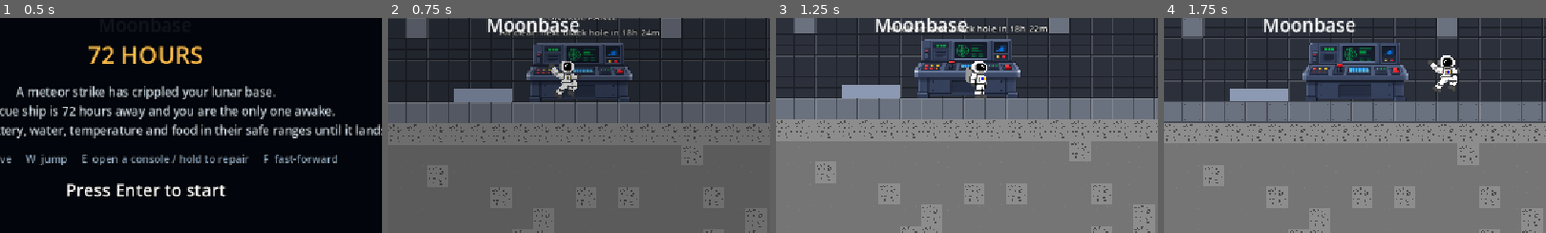
Above: before the commit, frames 1-4 (left to right).
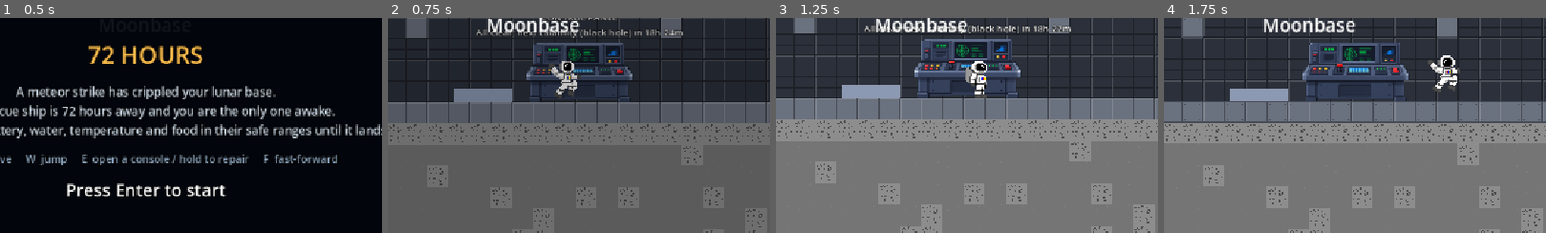
Above: after the commit, the same moments.

Repository: kushmdesai/72-Hours
Game: Godot game, scene res://scenes/main.tscn
The game is run twice, just before and just after one commit, with the same random seed, the same clock (stepped at 60 frames per second) and the same inputs.
Inputs (mouse positions are % of the whole screen's width and height, from its top left):
- Up to frame 1 (0.5 s): no input
- Up to frame 2 (0.75 s): tap Enter (ui_accept) at 0.5 s; move the mouse to (72, 45) at 0.52 s; hold D (move_right) from 0.53 s (still down); hold E (interact) from 0.53 s (still down); click (72, 45) at 0.67 s
- Up to frame 3 (1.25 s): keep holding D (move_right); keep holding E (interact); tap W (jump) at 0.77 s
- Up to frame 4 (1.75 s): keep holding D (move_right); move the mouse to (30, 55) at 1.27 s; release E (interact) at 1.28 s; tap E (interact) at 1.35 s; tap W (jump) at 1.52 s
The pictures show only the part of the screen within x 31-81%, y 35-85%; the shares and areas given below are measured in that part.

Frame 1 is identical in both runs. In frame 2, 0.8% of the frame differs, in the area x 23-78%, y 4-10%; in frame 3, 0.9%, in the area x 23-78%, y 3-8%; in frame 4, nothing differs.

Commit message:
Add the alien UFO as a second calamity
Calamities now take turns between a black hole and an alien UFO. The
UFO sweeps into the sky during the 3 h warning, raids the base for 2 h
(anyone outside the ice tunnels is abducted), and smashes the machines
inside: oxygen leak, generator jam, water leak and heater fault. The
banner, Control Panel, toasts and end screen name whichever is coming.

Co-Authored-By: Claude Opus 5.5 (1M context) <noreply@anthropic.com>

Diff:
--- a/scripts/danger_events.gd
+++ b/scripts/danger_events.gd
@@ -1,38 +1,61 @@
 class_name DangerEvents
 extends Node
-## Black holes passing close to the Moon.
+## Calamities that send the astronaut into the ice tunnels.
 ##
-## Every so often a black hole sweeps past. The Control Panel in the Habitat
-## switches to its danger screen `warning_hours` before it arrives, and a
-## banner counts down. While it passes (`duration_hours`) the only safe place
-## is the ice tunnels: anyone outside is pulled off the surface and the game
-## ends. Its tides still shake the base apart, so when it has gone the
-## machines are broken and need repairing.
+## Every so often a calamity arrives: a black hole sweeping past the Moon, or
+## an alien UFO raiding the base. They take turns (the first is picked at
+## random). The Control Panel in the Habitat switches to its danger screen
+## `warning_hours` before one arrives, and a banner counts down. While it lasts
+## (`duration_hours`) the only safe place is the ice tunnels: anyone outside is
+## pulled off the surface or abducted and the game ends. Either way the base is
+## left damaged, so the machines need repairing afterwards.
 ##
 ## Phases: "calm" -> "warning" -> "active" -> "calm" (next one scheduled).
 
 signal warning_started
-## The black hole arrived (machines break now).
+## The calamity arrived (machines break now).
 signal arrived
 signal caught
 signal passed
 
-## When the first black hole arrives, in in-game hours (picked in this range).
+## When the first calamity arrives, in in-game hours (picked in this range).
 @export var first_hours := Vector2(14.0, 20.0)
-## Hours between one black hole leaving and the next arriving.
+## Hours between one calamity ending and the next arriving.
 @export var gap_hours := Vector2(16.0, 22.0)
 ## How long before arrival the Control Panel warns.
 @export var warning_hours: float = 3.0
-## How long the black hole takes to pass.
+## How long each calamity lasts.
 @export var duration_hours: float = 2.0
 
 const TUNNELS := "res://scenes/locations/tunnels.tscn"
-const BLACK_HOLE := preload("res://Pixelated Black Hole.png")
-## What breaks when the black hole passes.
-const DAMAGE := ["dust", "generator_jam", "water_leak", "heater_fault", "blight"]
+## name: shown in the banner and on the Control Panel; art: drawn in the sky
+## while it approaches; damage: failures it causes when it arrives; caught: how
+## the game ends for anyone left outside; tint: screen colour while it lasts.
+const KINDS := {
+	"black_hole": {
+		"name": "BLACK HOLE",
+		"art": preload("res://Pixelated Black Hole.png"),
+		"passing": "passing overhead",
+		# Its tides shake everything, outside and in.
+		"damage": ["dust", "generator_jam", "water_leak", "heater_fault", "blight"],
+		"caught": "You were outside when the black hole passed at hour %.1f\nand were pulled off the Moon.",
+		"tint": Color(0.25, 0.0, 0.3),
+	},
+	"alien": {
+		"name": "ALIEN UFO",
+		"art": preload("res://Pixelated Alien UFO .png"),
+		"passing": "raiding the base",
+		# The aliens smash up the machines inside the base.
+		"damage": ["oxygen_leak", "generator_jam", "water_leak", "heater_fault"],
+		"caught": "You were outside when the alien UFO raided the base at hour %.1f\nand were abducted.",
+		"tint": Color(0.1, 0.45, 0.15),
+	},
+}
 
 var phase := "calm"
-## Hour the next (or current) black hole arrives.
+## Which calamity is next (or happening): a key of KINDS.
+var kind := "black_hole"
+## Hour the next (or current) calamity arrives.
 var arrive_hour := 0.0
 ## The Main scene (holds `current`, the location the player is in).
 var main: Node
@@ -50,6 +73,7 @@
 	if not main:
 		main = get_parent()
 	arrive_hour = _rng.randf_range(first_hours.x, first_hours.y)
+	kind = KINDS.keys()[_rng.randi() % KINDS.size()]
 	_build()
 
 
@@ -68,7 +92,7 @@
 			if h >= arrive_hour:
 				phase = "active"
 				arrived.emit()
-				for f: String in DAMAGE:
+				for f: String in KINDS[kind].damage:
 					if Base.FAILURE_SITES.has(f):
 						Base.trigger_failure(f)
 		"active":
@@ -80,6 +104,8 @@
 				phase = "calm"
 				arrive_hour = h + _rng.randf_range(gap_hours.x, gap_hours.y)
 				passed.emit()
+				# The other calamity comes next.
+				kind = "alien" if kind == "black_hole" else "black_hole"
 	_update_visuals()
 
 
@@ -94,6 +120,16 @@
 
 func hours_until_arrival() -> float:
 	return maxf(arrive_hour - Base.hour, 0.0)
+
+
+## The calamity's name for messages, e.g. "black hole" or "alien UFO".
+func kind_name() -> String:
+	return KINDS[kind].name.to_lower().replace("ufo", "UFO")
+
+
+## End-screen text for being caught outside.
+func caught_text() -> String:
+	return KINDS[kind].caught % Base.hour
 
 
 func hours_until_gone() -> float:
@@ -104,10 +140,10 @@
 func status_text() -> String:
 	match phase:
 		"warning":
-			return "DANGER: black hole in %s, shelter in the ice tunnels" % _fmt(hours_until_arrival())
+			return "DANGER: %s in %s, shelter in the ice tunnels" % [kind_name(), _fmt(hours_until_arrival())]
 		"active":
-			return "DANGER: black hole passing, %s left" % _fmt(hours_until_gone())
-	return "All clear: next black hole in %s" % _fmt(hours_until_arrival())
+			return "DANGER: %s %s, %s left" % [kind_name(), KINDS[kind].passing, _fmt(hours_until_gone())]
+	return "All clear: next calamity (%s) in %s" % [kind_name(), _fmt(hours_until_arrival())]
 
 
 func _update_visuals() -> void:
@@ -135,23 +171,37 @@
 			_tint.visible = false
 		"warning":
 			_banner.visible = true
-			_banner.text = "⚠ BLACK HOLE in %s: get to the ice tunnels (hatch on the Landing Pad)" % _fmt(hours_until_arrival())
+			var title: String = KINDS[kind].name
+			_banner.text = "⚠ %s in %s: get to the ice tunnels (hatch on the Landing Pad)" % [title, _fmt(hours_until_arrival())]
 			if sheltered():
-				_banner.text = "⚠ BLACK HOLE in %s: you are safe down here, wait it out" % _fmt(hours_until_arrival())
+				_banner.text = "⚠ %s in %s: you are safe down here, wait it out" % [title, _fmt(hours_until_arrival())]
 			_banner.modulate.a = 1.0 if flash_on else 0.7
 			# It grows in the sky as it gets closer (hidden underground).
 			var k := 1.0 - hours_until_arrival() / warning_hours
+			var art: Texture2D = KINDS[kind].art
+			if _hole.texture != art:
+				_hole.texture = art
+				_hole.size = art.get_size()
+				_hole.pivot_offset = art.get_size() / 2.0
 			_hole.visible = not sheltered()
-			_hole.scale = Vector2.ONE * lerpf(0.5, 1.6, k)
-			_hole.rotation = _t * 0.3
+			if kind == "black_hole":
+				_hole.position = Vector2(692, 35)
+				_hole.scale = Vector2.ONE * lerpf(0.5, 1.6, k)
+				_hole.rotation = _t * 0.3
+			else:
+				# The UFO sweeps in from the right and bobs as it hovers.
+				_hole.position = Vector2(lerpf(1100.0, 692.0, minf(k * 2.0, 1.0)), 50.0 + sin(_t * 2.0) * 8.0)
+				_hole.scale = Vector2.ONE * lerpf(0.8, 1.5, k)
+				_hole.rotation = sin(_t * 1.3) * 0.08
 			_tint.visible = false
 		"active":
 			_banner.visible = true
-			_banner.text = "BLACK HOLE PASSING OVERHEAD: stay in the tunnels, %s left" % _fmt(hours_until_gone())
+			_banner.text = "%s %s: stay in the tunnels, %s left" % [
+				KINDS[kind].name, KINDS[kind].passing.to_upper(), _fmt(hours_until_gone())]
 			_banner.modulate.a = 1.0
 			_hole.visible = false
 			_tint.visible = true
-			_tint.color = Color(0.25, 0.0, 0.3, 0.12 + 0.05 * sin(_t * 3.0))
+			_tint.color = Color(KINDS[kind].tint, 0.12 + 0.05 * sin(_t * 3.0))
 
 
 func _build() -> void:
@@ -166,7 +216,7 @@
 	_layer.add_child(_tint)
 
 	_hole = TextureRect.new()
-	_hole.texture = BLACK_HOLE
+	_hole.texture = KINDS[kind].art
 	_hole.texture_filter = CanvasItem.TEXTURE_FILTER_NEAREST
 	_hole.size = Vector2(100, 100)
 	_hole.pivot_offset = Vector2(50, 50)
--- a/scripts/systems_controller.gd
+++ b/scripts/systems_controller.gd
@@ -98,12 +98,12 @@
 	_dangers.process_mode = Node.PROCESS_MODE_PAUSABLE
 	add_child(_dangers)
 	_dangers.warning_started.connect(func() -> void:
-		_toast("Black hole coming! Shelter in the ice tunnels", Color(1.0, 0.55, 0.3)))
+		_toast("The %s is coming! Shelter in the ice tunnels" % _dangers.kind_name(), Color(1.0, 0.55, 0.3)))
 	_dangers.arrived.connect(func() -> void:
 		_shake = 10.0)
 	_dangers.passed.connect(func() -> void:
-		_toast("The black hole has passed: repair the damaged machines", Color(0.6, 1.0, 0.6)))
-	_dangers.caught.connect(_on_caught_by_black_hole)
+		_toast("The %s has gone: repair the damaged machines" % _dangers.kind_name(), Color(0.6, 1.0, 0.6)))
+	_dangers.caught.connect(_on_caught_outside)
 	Base.failure_started.connect(_on_failure_started)
 	Base.failure_repaired.connect(_on_failure_repaired)
 	Base.game_over.connect(_on_game_over)
@@ -384,7 +384,7 @@
 	for t in _toasts:
 		lines.append(t.text)
 	_toast_label.text = "\n".join(lines)
-	# Make room for the black hole banner (DangerEvents) above the toasts.
+	# Make room for the calamity banner (DangerEvents) above the toasts.
 	_toast_label.offset_top = 212.0 if _dangers.in_danger() else 184.0
 	if not _toasts.is_empty():
 		_toast_label.add_theme_color_override("font_color", _toasts[-1].color)
@@ -449,10 +449,10 @@
 		reason, hour, Base.hours_until_rescue()], false)
 
 
-func _on_caught_by_black_hole() -> void:
+func _on_caught_outside() -> void:
 	Base.ended = true
 	_shake = 18.0
-	_show_end("You were outside when the black hole passed at hour %.1f\nand were pulled off the Moon.\nShelter in the ice tunnels when the Control Panel warns you." % Base.hour, false)
+	_show_end(_dangers.caught_text() + "\nShelter in the ice tunnels when the Control Panel warns you.", false)
 
 
 func _on_game_won() -> void:
Not shown, added: Pixelated Alien UFO .png.import
Not shown, changed: docs/project-plan.md
